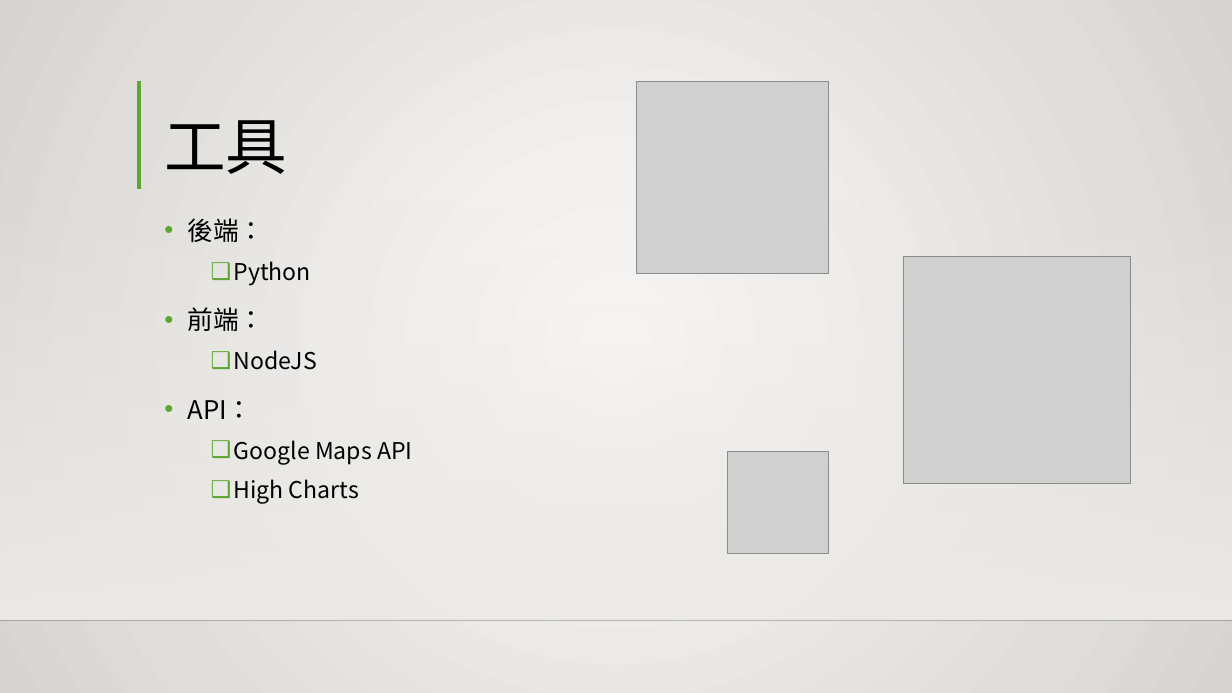
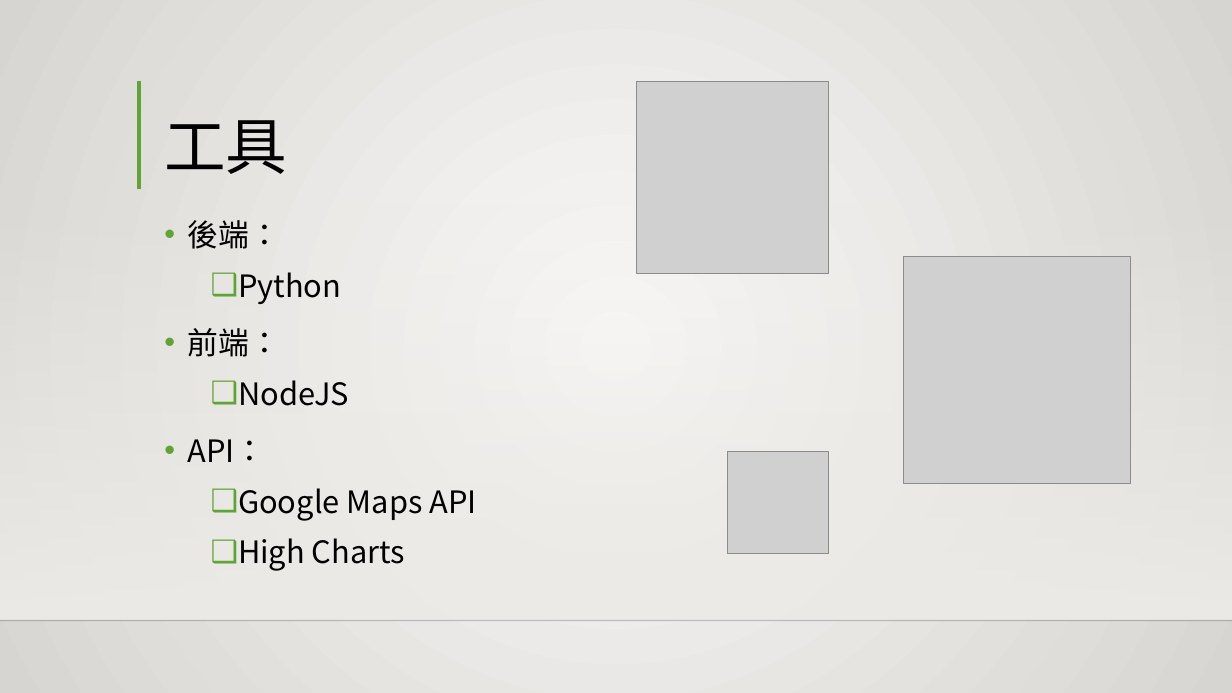
Before and after one commit to Larry850806/hackathon, a slide deck: slide 5 of 桃園市交通事故地圖.pptx. Drawn at 1232x693 pixels with LibreOffice and Linux fonts; fonts in the diff are those of the drawing; grey boxes stand for pictures; background and template pictures are left out. Boxes give left, top, right and bottom in pixels: in the first picture for what was removed or moved away, otherwise in the second. Text is boxed around its words. In the diff, an @@ line names an element or a change of style, - is before the commit and + after.

```diff
--- a/桃園市交通事故地圖.pptx
+++ b/桃園市交通事故地圖.pptx
@@ text "後端：" at [187, 220, 476, 571]: size 20 to 24 pt in "後端：", "前端：", "API："; size 18 to 24 pt in "Python", "NodeJS", "Google Maps API", "High Charts" @@
```
Also in this commit, not shown: 4 other slides changed.
